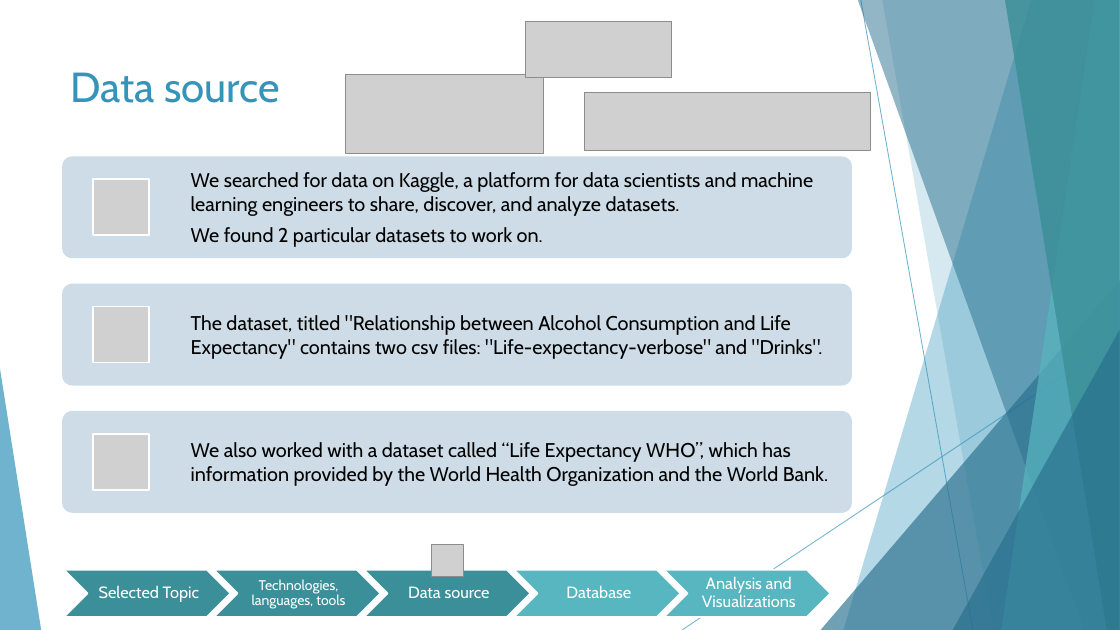
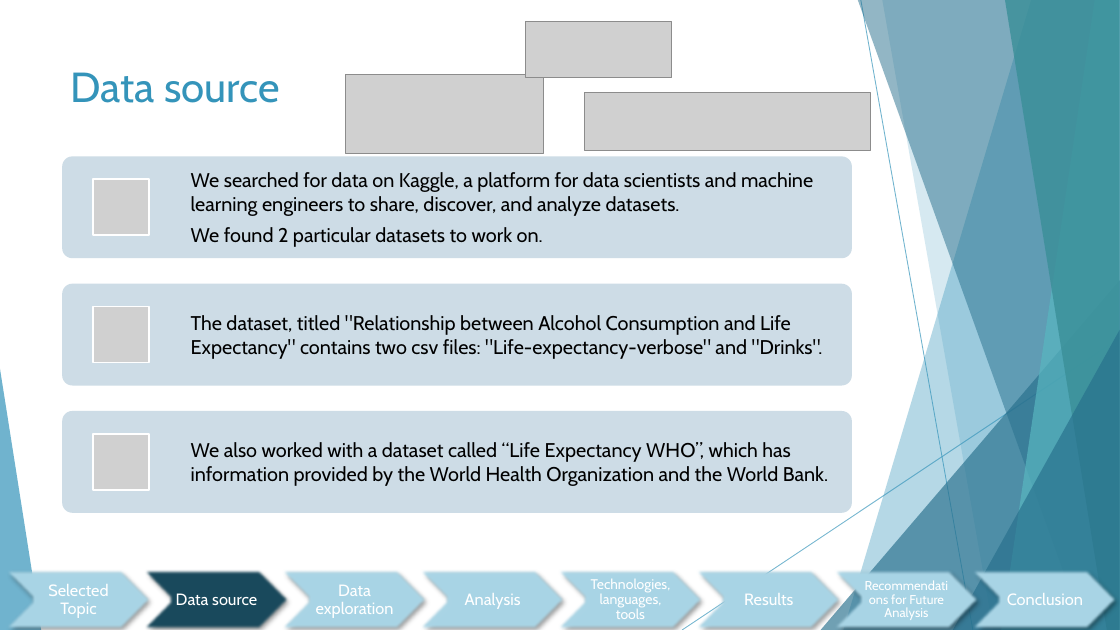
Before and after one commit to jcerda1994/Proyecto_final_1, a slide deck: slide 4 of Final Presentation.pptx. Drawn at 1120x630 pixels with LibreOffice and Linux fonts; fonts in the diff are those of the drawing; grey boxes stand for pictures. Boxes give left, top, right and bottom in pixels: in the first picture for what was removed or moved away, otherwise in the second. Text is boxed around its words. In the diff, an @@ line names an element or a change of style, - is before the commit and + after.

```diff
--- a/Final Presentation.pptx
+++ b/Final Presentation.pptx
@@ picture removed at [431, 544, 463, 576] @@
@@ text "Selected Topic" rewrapped from [99, 586, 199, 602] to [48, 584, 108, 618] @@
@@ chevron: place and size @@
-chevron at [64, 570, 230, 617]
+chevron at [138, 570, 292, 630]
@@ chevron at [138, 570, 292, 630]: fill #3A8F98 to #1A4A5D; outline #FFFFFF 1.5 pt to none; shadow on @@
@@ text "Data source": place and size @@
-text "Data source" at [408, 586, 490, 598]
+text "Data source" at [176, 593, 257, 605]
@@ chevron at [276, 570, 430, 630]: fill #3A8F98 to #AAD6E7; outline #FFFFFF 1.5 pt to none; shadow on @@
@@ chevron: place and size @@
-chevron at [214, 570, 381, 617]
+chevron at [276, 570, 430, 630]
@@ chevron: place and size @@
-chevron at [364, 570, 530, 617]
+chevron at [414, 570, 568, 630]
@@ chevron at [414, 570, 568, 630]: fill #3A8F98 to #AAD6E7; outline #FFFFFF 1.5 pt to none; shadow on @@
@@ chevron at [553, 570, 707, 630]: fill #58B6C0 to #AAD6E7; outline #FFFFFF 1.5 pt to none; shadow on @@
@@ chevron: place and size @@
-chevron at [514, 570, 681, 617]
+chevron at [553, 570, 707, 630]
@@ text removed at [566, 585, 631, 598] @@
-Database
@@ text "Technologies, languages, tools" rewrapped from [252, 579, 345, 609] to [591, 579, 671, 619] @@
@@ chevron: place and size @@
-chevron at [664, 570, 830, 617]
+chevron at [691, 570, 844, 630]
@@ chevron at [691, 570, 844, 630]: fill #58B6C0 to #AAD6E7; outline #FFFFFF 1.5 pt to none; shadow on @@
@@ text removed at [702, 576, 796, 607] @@
-Analysis and Visualizations
@@ group added at [0, 570, 1120, 630]: 5 texts, 3 chevrons @@
+Data exploration
+Analysis
+Results
+Recommendations for Future Analysis
+Conclusion
```
Also in this commit, not shown: 14 other slides changed, 2 slides added, 1 slide removed.
